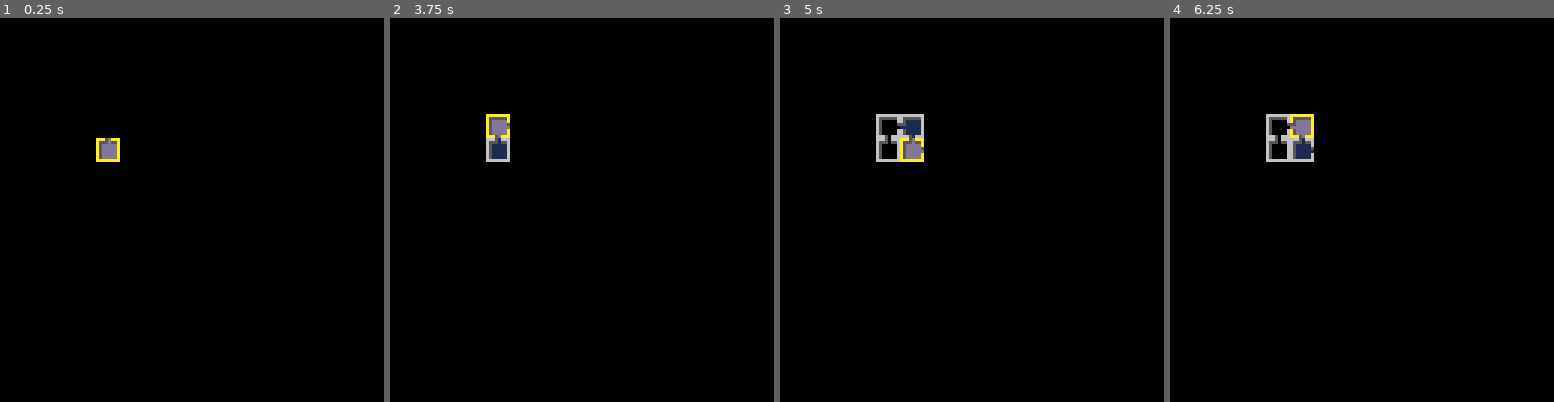
Above: before the commit, frames 1-4 (left to right).
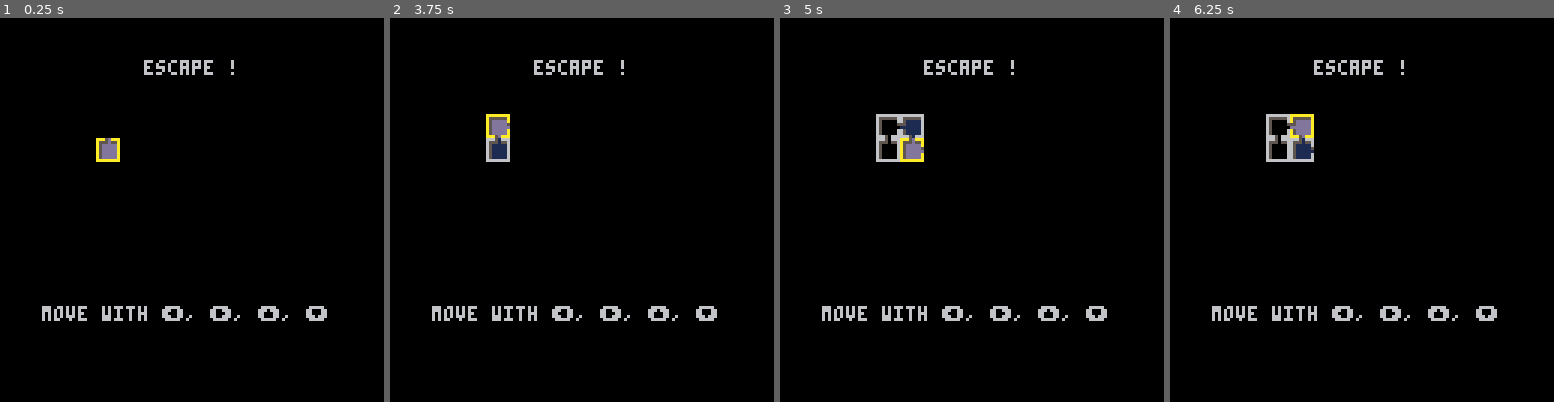
Above: after the commit, the same moments.

Repository: SamuelDavis/escape
Game: PICO-8 cartridge escape.p8
Same seed, same stepped clock (60 frames per second), same inputs: the game is played once before the commit and once after it.
Inputs:
- Up to frame 1 (0.25 s): no input
- Up to frame 2 (3.75 s): tap O (Z key) at 0.33, 0.7, 1.43, 2.22, 3.1 s; tap X (X key) at 1.07, 2.07, 2.4, 2.73, 3.07, 3.4, 3.73 s; hold Left 1.97-2.37 s; hold Down 2.42-2.82 s; hold Right 2.87-3.53 s; hold Up from 3.58 s (still down)
- Up to frame 3 (5 s): tap O (Z key) at 3.98, 4.87 s; tap X (X key) at 4.07, 4.4, 4.73 s; release Up at 4.08 s; hold Right 4.13-4.53 s; hold Down from 4.58 s (still down)
- Up to frame 4 (6.25 s): tap X (X key) every 0.33 s from 5.07 to 6.07 s; release Down at 5.08 s; hold Left 5.13-5.8 s; tap O (Z key) at 5.75 s; hold Up 5.85-6.18 s; hold Left from 6.23 s (still down)

The runs differ from the first frame. In frame 1, 1.5% of the frame differs, in the area x 10-86%, y 10-79%; in frame 2, 1.5%; in frame 3, 1.5%; in frame 4, 1.5%.

Commit message:
add some explanitory text

Diff:
--- a/escape.lua
+++ b/escape.lua
@@ -1,5 +1,6 @@
 -- main
 CENTER = 64
+CONTROLS = "move with ⬅️, ➡️, ⬆️, ⬇️"
 LEFT, RIGHT, UP, DOWN, FIRE1, FIRE2 = 0, 1, 2, 3, 4, 5
 BLACK, DARK_BLUE, DARK_PURPLE, DARK_GREEN, BROWN, DARK_GRAY, LIGHT_GRAY, WHITE, RED, ORANGE, YELLOW, GREEN, BLUE, INDIGO, PINK, PEACH =
     0, 1, 2, 3, 4, 5, 6, 7, 8, 9, 10, 11, 12, 13, 14, 15
@@ -66,6 +67,8 @@
 end
 function game_draw()
     cls()
+    print("escape !", 16, -18)
+    print(CONTROLS, -18, CENTER)
     for i, value in ipairs(SEEN) do
         local x, y = unpack(value)
         local sprite = mget(x, y)
Not shown, changed: the thumbnail (__label__) section of escape.p8
Not shown, changed: index.html
Not shown, changed: index.js
